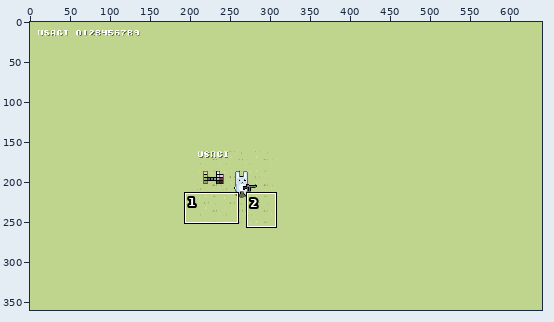
Pixel-art file, stored at src/assets/mockup.ase. Above, an overview of the earlier version with the close-up marked.
Close-up. As it was:
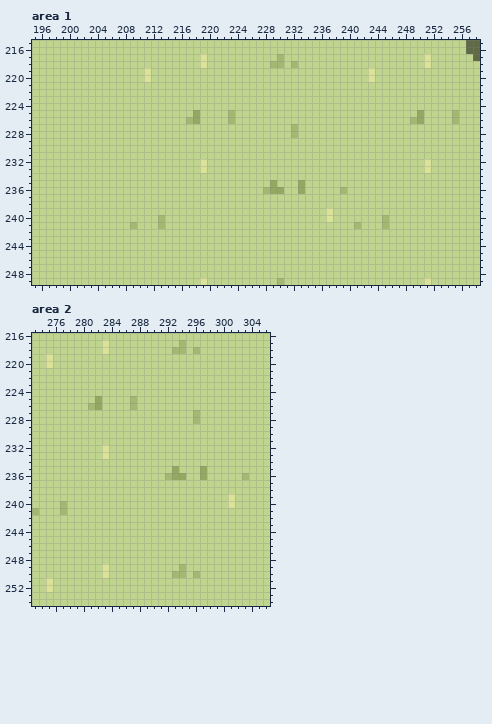
640x360 pixels, 1 frame. Colours within 5 levels of each other are drawn and written as one. Shown: area 1: x 195..258, y 215..249; area 2: x 273..306, y 216..254.
And afterwards:
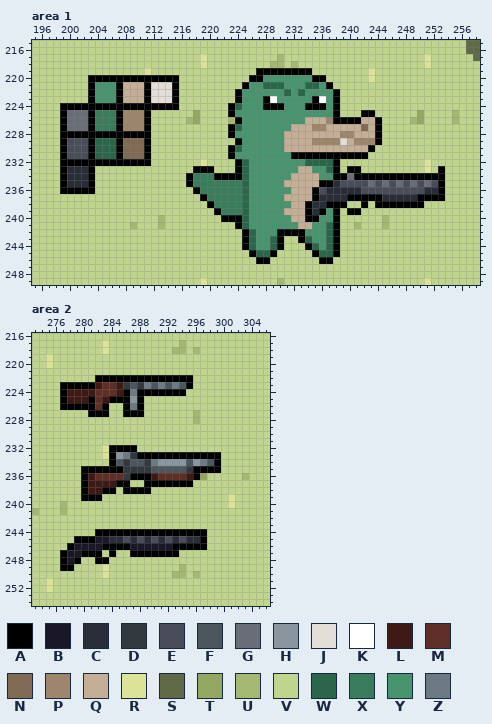
Palette (. is transparent): A #000000  B #1a1726  C #292d38  D #32393e  E #484d59  F #4c565d  G #696d78  H #8a969e  J #e3dfd8  K #ffffff  L #3f1913  M #5f2f26  N #806a54  P #9e866d  Q #c4ae95  R #dae398  S #606a46  T #94a862  U #a4b872  V #bfd48c  W #2a6649  X #397d5c  Y #48946f  Z #6c7a84
What changed:
layer "reference" now shown
Changed rows in their new state; - is an unchanged pixel.
Area 1, layers "bullets+props", "charas":
first column x 199:
219 ----------------------------AAAAAAAA-------------------
220 ----AAAAAAAAAAAAA----------AAYYYYYYYAA-----------------
221 ----AYYYAQQQAJJJA---------AYYWWWYYYWWYA----------------
222 ----AYYYAQQQAJJJA--------AYYYYYYWYWYYYYA---------------
223 ----AYYYAQQQAJJJA--------AYYYAKYYYYYAKYA---------------
224 AAAAAAAAAAAAAAAAA-------AWYYYAAAYYYAAAYA---------------
225 AGGGAXXXAPPPA-----------AYYYYYYYYYYYYYYA---AA----------
226 AGGGAXXXAPPPA------------AYYYYYYYYYQQQPAAAAQQA---------
227 AGGGAXXXAPPPA-----------AWYYYYYYYQQQPPQQQQQNQA---------
228 AAAAAAAAAAAAA-----------AYYYYYYYQQQQQQQQPPQQQA---------
229 AEEEAWWWANNNA------------AYYYYYYQQQQPPPPJQPPPA---------
230 AEEEAWWWANNNA-----------AWYYYYYYQQQQQQQQQQQQA----------
231 AEEEAWWWANNNA-----------AYYYYYYYYAAAAAAAAAAA-----------
232 AAAAAAAAAAAAA------------AWYYYYYYYYWWWWA---------------
233 ACCCA--------------AAA---AWYYYYYYYQQYYWA-AA-----------A
234 ACCCA-------------AXXXAAAAWYYYYYYQQQQYYAAGAAAAAAAAAAAAA
235 ACCCA-------------AXXXXXXXWYYYYYQQQQQAACEEEEGEGEGEGEGEA
236 AAAAA--------------AXXXXXXWYYYYYYQQQAECCCCCEEEEEEEEECCA
237 --------------------AXXXXXWYYYYYQQQQACCCCAAAAACCCCCAAAA
238 ---------------------AXXXXWYYYYYYQQACCAAA--A-AAAAAAA---
239 ----------------------AXXXWYYYYYQQQACAYA-AA------------
240 -----------------------AAAWYYYYYYQQAAYYA---------------
241 -------------------------AWYYYYYYYQQYYWA---------------
242 --------------------------AWYYYAAAAYYYWA---------------
243 --------------------------AWYYWA--AWYYWA---------------
244 --------------------------AWYYWA---AWYWA---------------
245 ---------------------------AWWA-----AWWA---------------
246 ----------------------------AA-------AA----------------
Area 2, layer "reference":
first column x 277:
222 -----AAAAAAAAAAAAAA
223 AAAAALMMLDFDZFZFZFA
224 ALLLLMMMLAZAAAAAAA-
225 ALLLAMLAAAHA-------
226 AAAAAMA--AZA-------
227 ----AAA--AAA-------
first column x 280:
232 ----AAAA------------
233 ----AHZDAAAAAAAAAAAA
234 ----AFDFFDZHHHHFHZFA
235 AAAAAADDDDFFFFFDAAAA
236 ALMMMMDAAALMMMMLA---
237 ALLLLAA--AAAAAAA----
238 ALLAA-AAAA----------
239 AAA-----------------
first column x 277:
244 -----AAAAAAAAAAAAAAAA
245 --AAABBCCECECECECECCA
246 -ABBBBAAAABBBBBBAAAAA
247 ABBAAA-A--AAAAAAA----
248 ABA--AA--------------
249 AA-------------------
Where, in picture pixels (left, top, right, bottom), the same in both close-ups:
changed: (186, 68, 445, 264)
changed: (60, 75, 179, 194)
changed: (60, 375, 193, 417)
changed: (81, 445, 221, 501)
changed: (60, 529, 207, 571)
